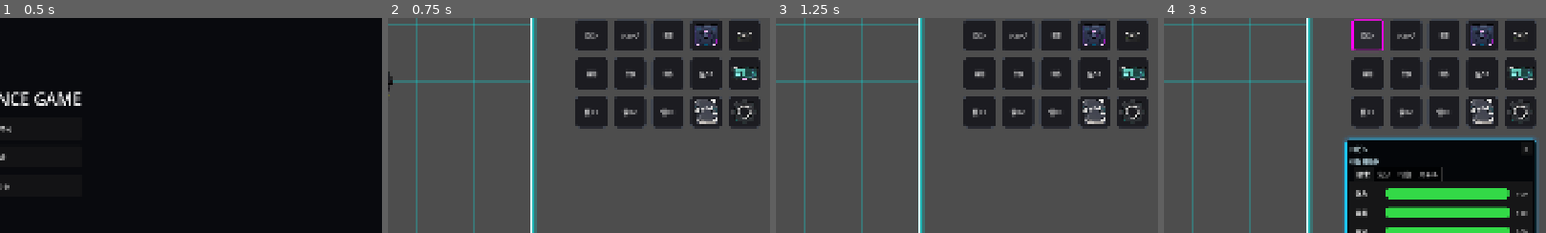
Above: before the commit, frames 1-4 (left to right).
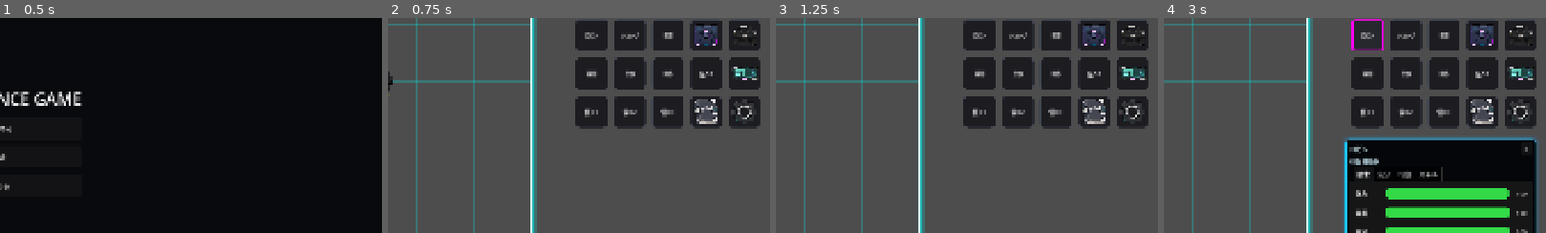
Above: after the commit, the same moments.

Repository: grimoire1089-coder/optimistic
Game: Godot game, scene res://Scenes/Boot/TitleScene.tscn
The game is run twice, just before and just after one commit, with the same random seed, the same clock (stepped at 60 frames per second) and the same inputs. Sound files missing from this copy of the repository are replaced by a short silence.
Inputs:
- Up to frame 1 (0.5 s): no input
- Up to frame 2 (0.75 s): click "はじめる" at 0.5 s
- Up to frame 3 (1.25 s): no input
- Up to frame 4 (3 s): click "BGM" at 1.25 s; click "OFF" at 2 s; click "ロビン" at 2.75 s
The pictures show only the part of the screen within x 50-100%, y 21-71%; the shares and areas given below are measured in that part.

Frame 1 is identical in both runs. In frame 2, 0.1% of the frame differs, in the area x 90-97%, y 3-13%; in frame 3, 0.1%; in frame 4, 0.1%.

Commit message:
Adjust build mode button icon size

Diff:
--- a/Scripts/UI/HUD/BuildModeButton.gd
+++ b/Scripts/UI/HUD/BuildModeButton.gd
@@ -3,6 +3,11 @@
 
 const DEFAULT_CLICK_SFX_PATH := "res://Assets/Audio/SFX/UI/UI_Click_001.ogg"
 const DEFAULT_BUILD_ICON_PATH := "res://Assets/UI/Icons/Build_Mode.png"
+const HUD_BUTTON_SIZE := Vector2(80.0, 80.0)
+const HUD_ICON_MAX_WIDTH := 68
+const HUD_RIGHT_MARGIN := 24.0
+const FIRST_ROW_TOP := 184.0
+const FIRST_ROW_BUILD_LEFT := -(HUD_RIGHT_MARGIN + HUD_BUTTON_SIZE.x)
 
 @export var label_text: String = "ビルド"
 @export var active_label_text: String = "ビルド中"
@@ -107,21 +112,26 @@
 
 
 func _apply_layout() -> void:
-	custom_minimum_size = Vector2(56.0, 56.0)
-	offset_left = -144.0
-	offset_top = -80.0
-	offset_right = -88.0
-	offset_bottom = -24.0
+	custom_minimum_size = HUD_BUTTON_SIZE
+	anchor_left = 1.0
+	anchor_top = 0.0
+	anchor_right = 1.0
+	anchor_bottom = 0.0
+	offset_left = FIRST_ROW_BUILD_LEFT
+	offset_top = FIRST_ROW_TOP
+	offset_right = FIRST_ROW_BUILD_LEFT + HUD_BUTTON_SIZE.x
+	offset_bottom = FIRST_ROW_TOP + HUD_BUTTON_SIZE.y
 	mouse_default_cursor_shape = Control.CURSOR_POINTING_HAND
 	expand_icon = true
 	icon_alignment = HORIZONTAL_ALIGNMENT_CENTER
 	vertical_icon_alignment = VERTICAL_ALIGNMENT_CENTER
 	add_theme_font_size_override("font_size", 11)
-	add_theme_constant_override("icon_max_width", 40)
+	add_theme_constant_override("icon_max_width", HUD_ICON_MAX_WIDTH)
 	add_theme_constant_override("h_separation", 0)
 	add_theme_stylebox_override("normal", _style(Color(0.10, 0.10, 0.12, 0.95), Color(0.26, 0.28, 0.32, 1.0), 1))
 	add_theme_stylebox_override("hover", _style(Color(0.15, 0.15, 0.18, 0.98), Color(0.0, 1.65, 1.65, 0.95), 2))
 	add_theme_stylebox_override("pressed", _style(Color(0.04, 0.20, 0.22, 1.0), Color(0.25, 2.4, 2.4, 1.0), 2))
+	add_theme_stylebox_override("disabled", _style(Color(0.08, 0.08, 0.09, 0.62), Color(0.18, 0.18, 0.20, 0.8), 1))
 
 
 func _style(bg: Color, border: Color, width: int) -> StyleBoxFlat:
